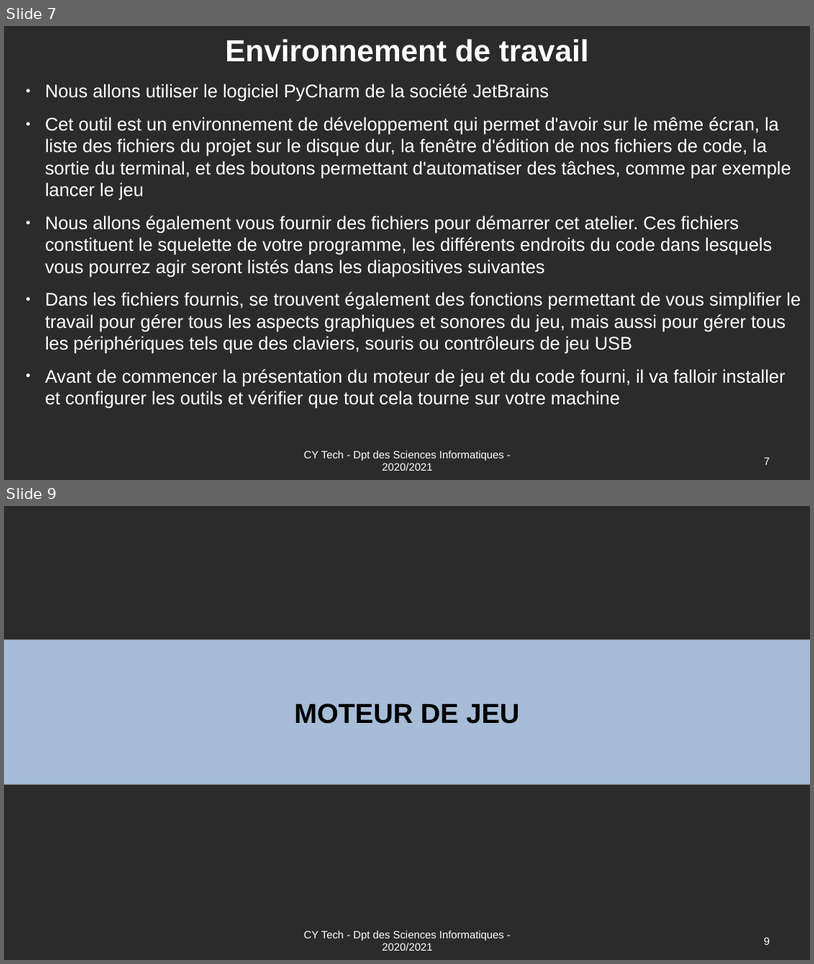
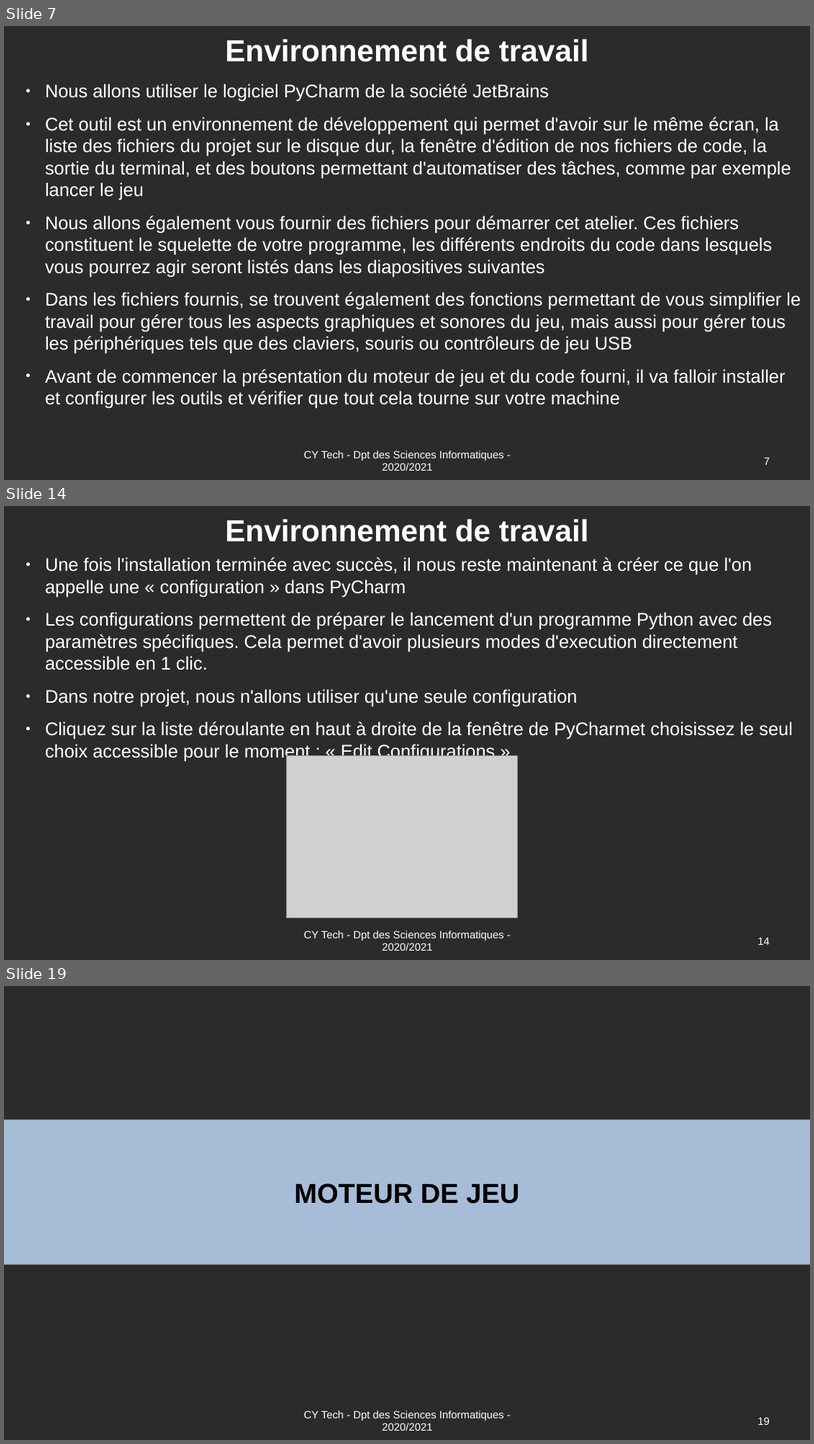
Before and after one commit to Romuald78/pyArcade, a slide deck: doc/UE_Libre_Jeu_Arcade_Documentation.odp. Shown one above the other, each under a label of ours: slides 7 and 9 before the commit, slides 7, 14 and 19 after it; the slides between them are not shown. The pictures are 814x964 and 814x1444 pixels, drawn with LibreOffice and Linux fonts; fonts in the diff are those of the drawing; grey boxes stand for pictures; background and template pictures are left out; a plain dark background stands for a picture behind light text. Boxes give left, top, right and bottom in pixels: in the first picture for what was removed or moved away, otherwise in the second. Text is boxed around its words. In the diff, an @@ line names an element or a change of style, - is before the commit and + after.

```diff
--- a/doc/UE_Libre_Jeu_Arcade_Documentation.odp
+++ b/doc/UE_Libre_Jeu_Arcade_Documentation.odp
@@ slide 14 added at [4, 506, 810, 960], background picture (left out) @@
@@ title added at [225, 519, 589, 542], 40 pt, text #FFFFFF, bold @@
+Environnement de travail
@@ text added at [45, 557, 793, 761], 24 pt, text #FFFFFF @@
+● Une fois l'installation terminée avec succès, il nous reste maintenant à créer ce que l'on appelle une « configuration » dans PyCharm
+● Les configurations permettent de préparer le lancement d'un programme Python avec des paramètres spécifiques. Cela permet d'avoir plusieurs modes d'execution directement accessible en 1 clic.
+● Dans notre projet, nous n'allons utiliser qu'une seule configuration
+● Cliquez sur la liste déroulante en haut à droite de la fenêtre de PyCharmet choisissez le seul choix accessible pour le moment : « Edit Configurations »
@@ picture added at [286, 755, 517, 917] @@
@@ text added at [304, 930, 504, 950], 14 pt, text #FFFFFF @@
+CY Tech - Dpt des Sciences Informatiques - 2020/2021
@@ page number added at [758, 937, 769, 944], 14 pt, text #FFFFFF @@
+14
@@ what was slide 9 is now slide 19 @@
@@ page number at [758, 1417, 769, 1424]: text changed @@
-9
+19
```
Also in this commit, not shown: 4 slides changed, 9 other slides added, 1 other file.
